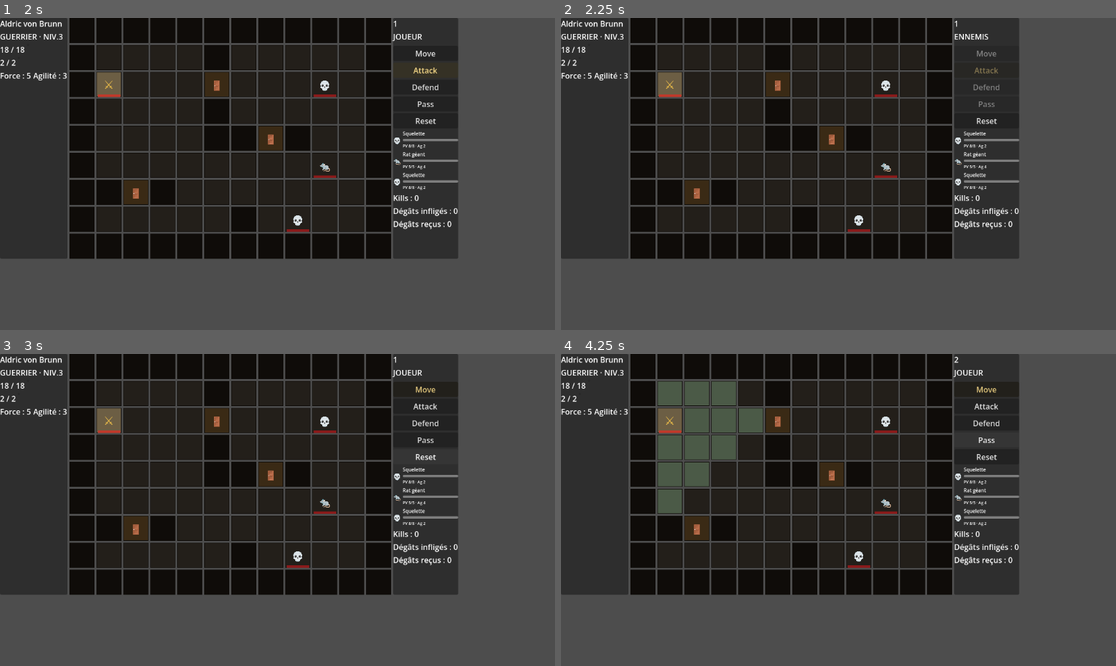
Above: before the commit, frames 1-4 (two rows, left to right).
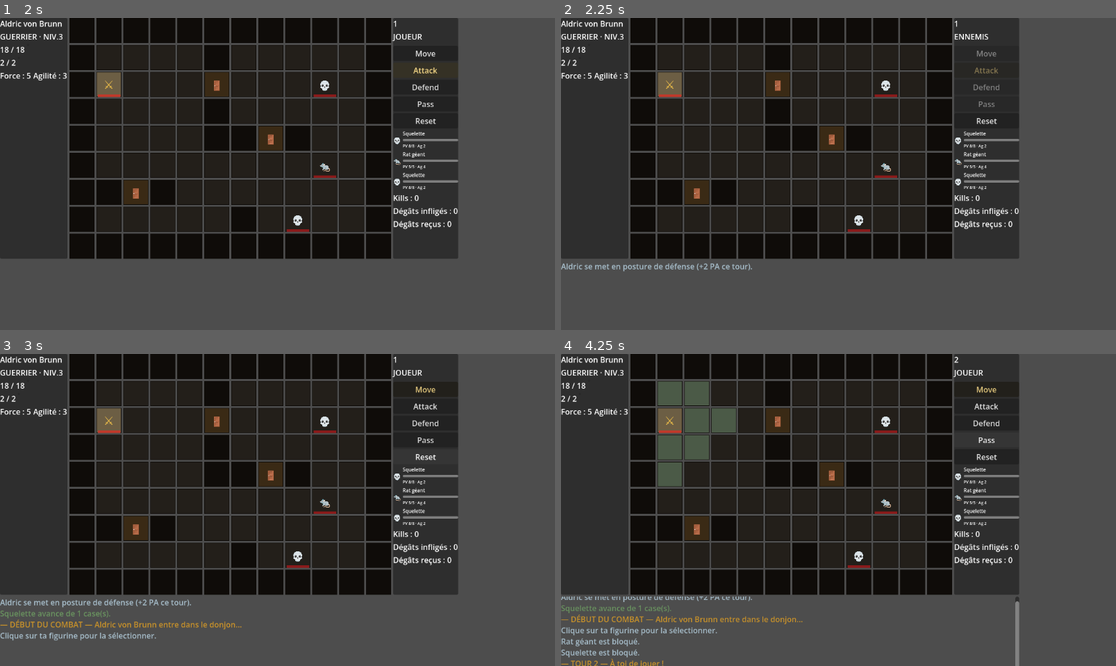
Above: after the commit, the same moments.

Repository: eternel7/telluris
Game: Godot game, scene res://scenes/CombatScene.tscn
Two runs of this game, one before a commit and one after it. Both use one fixed random seed, a clock stepped at 60 frames per second and the inputs below.
Inputs:
- Up to frame 1 (2 s): click "Move" at 0.5 s; click "Attack" at 1.25 s
- Up to frame 2 (2.25 s): click "Defend" at 2 s
- Up to frame 3 (3 s): click "Reset" at 2.75 s
- Up to frame 4 (4.25 s): click "Pass" at 3.5 s

Frame 1 is identical in both runs. In frame 2, 0.3% of the frame differs, in the area x 0-35%, y 78-82%; in frame 3, 1.1%; in frame 4, 3.2%, in the area x 0-83%, y 8-100%.

Commit message:
logbox visible entity got their icon less mvt for all ennemi move to player

Diff:
--- a/scenes/CombatScene.tscn
+++ b/scenes/CombatScene.tscn
@@ -9,212 +9,218 @@
 [node name="CombatManager" type="Node" parent="." unique_id=1329978430]
 script = ExtResource("1_rx5ct")
 
-[node name="HBoxLayout" type="HBoxContainer" parent="." unique_id=1405088573]
-offset_right = 204.0
-offset_bottom = 314.0
-
-[node name="PanelLeft" type="PanelContainer" parent="HBoxLayout" unique_id=132905092]
-layout_mode = 2
-
-[node name="VBox" type="VBoxContainer" parent="HBoxLayout/PanelLeft" unique_id=1154558008]
-layout_mode = 2
-
-[node name="LblName" type="Label" parent="HBoxLayout/PanelLeft/VBox" unique_id=1176657302]
-layout_mode = 2
-text = "Aldric von Brunn"
-
-[node name="LblVoc" type="Label" parent="HBoxLayout/PanelLeft/VBox" unique_id=589554290]
-layout_mode = 2
-text = "GUERRIER · NIV.3"
-
-[node name="HP" type="HBoxContainer" parent="HBoxLayout/PanelLeft/VBox" unique_id=743355784]
-layout_mode = 2
-
-[node name="lbl_hp" type="Label" parent="HBoxLayout/PanelLeft/VBox/HP" unique_id=2022395111]
-unique_name_in_owner = true
-layout_mode = 2
-text = "lbl_hp"
-
-[node name="bar_hp" type="ProgressBar" parent="HBoxLayout/PanelLeft/VBox/HP" unique_id=1494796302]
-unique_name_in_owner = true
-layout_mode = 2
-show_percentage = false
-
-[node name="AP" type="HBoxContainer" parent="HBoxLayout/PanelLeft/VBox" unique_id=1629323035]
-layout_mode = 2
-
-[node name="lbl_ap" type="Label" parent="HBoxLayout/PanelLeft/VBox/AP" unique_id=1275436160]
-unique_name_in_owner = true
-layout_mode = 2
-text = "lbl_ap"
-
-[node name="bar_ap" type="ProgressBar" parent="HBoxLayout/PanelLeft/VBox/AP" unique_id=1934961845]
-unique_name_in_owner = true
-layout_mode = 2
-show_percentage = false
-
-[node name="HBoxContainer" type="HBoxContainer" parent="HBoxLayout/PanelLeft/VBox" unique_id=522571747]
-layout_mode = 2
-
-[node name="lbl_str" type="Label" parent="HBoxLayout/PanelLeft/VBox/HBoxContainer" unique_id=1660104659]
-unique_name_in_owner = true
-layout_mode = 2
-text = "lbl_str"
-
-[node name="lbl_agi" type="Label" parent="HBoxLayout/PanelLeft/VBox/HBoxContainer" unique_id=889115727]
-unique_name_in_owner = true
-layout_mode = 2
-text = "lbl_agi"
-
-[node name="GridArea" type="VBoxContainer" parent="HBoxLayout" unique_id=264283390]
-layout_mode = 2
-
-[node name="GridContainer" type="GridContainer" parent="HBoxLayout/GridArea" unique_id=317834108]
-unique_name_in_owner = true
-layout_mode = 2
-accessibility_name = "GridContainer"
-columns = 12
-
-[node name="PanelRight" type="PanelContainer" parent="HBoxLayout" unique_id=1909390207]
-layout_mode = 2
-
-[node name="VBox" type="VBoxContainer" parent="HBoxLayout/PanelRight" unique_id=1417900568]
-layout_mode = 2
-
-[node name="lbl_turn" type="Label" parent="HBoxLayout/PanelRight/VBox" unique_id=1445986199]
-unique_name_in_owner = true
-layout_mode = 2
-text = "lbl_turn"
-
-[node name="lbl_who" type="Label" parent="HBoxLayout/PanelRight/VBox" unique_id=1376754875]
-unique_name_in_owner = true
-layout_mode = 2
-text = "lbl_who"
-
-[node name="Phase" type="HBoxContainer" parent="HBoxLayout/PanelRight/VBox" unique_id=997149124]
-layout_mode = 2
-
-[node name="ph_move" type="Panel" parent="HBoxLayout/PanelRight/VBox/Phase" unique_id=423013997]
-unique_name_in_owner = true
-layout_mode = 2
-metadata/id = "ph_move"
-
-[node name="ph_attack" type="Panel" parent="HBoxLayout/PanelRight/VBox/Phase" unique_id=615640083]
-unique_name_in_owner = true
-layout_mode = 2
-metadata/id = "ph_attack"
-
-[node name="ph_enemy" type="Panel" parent="HBoxLayout/PanelRight/VBox/Phase" unique_id=1980862216]
-unique_name_in_owner = true
-layout_mode = 2
-metadata/id = "ph_enemy"
-
-[node name="Buttons" type="VBoxContainer" parent="HBoxLayout/PanelRight/VBox" unique_id=2084819479]
-layout_mode = 2
-
-[node name="btn_move" type="Button" parent="HBoxLayout/PanelRight/VBox/Buttons" unique_id=1718991869]
-unique_name_in_owner = true
-layout_mode = 2
-accessibility_name = "btn_move"
-text = "Move"
-
-[node name="btn_attack" type="Button" parent="HBoxLayout/PanelRight/VBox/Buttons" unique_id=1315569590]
-unique_name_in_owner = true
-layout_mode = 2
-accessibility_name = "btn_attack"
-text = "Attack"
-
-[node name="btn_defend" type="Button" parent="HBoxLayout/PanelRight/VBox/Buttons" unique_id=1257820275]
-unique_name_in_owner = true
-layout_mode = 2
-accessibility_name = "btn_defend"
-text = "Defend"
-
-[node name="btn_pass" type="Button" parent="HBoxLayout/PanelRight/VBox/Buttons" unique_id=674575016]
-unique_name_in_owner = true
-layout_mode = 2
-accessibility_name = "btn_pass"
-text = "Pass"
-
-[node name="btn_reset" type="Button" parent="HBoxLayout/PanelRight/VBox/Buttons" unique_id=68422268]
-unique_name_in_owner = true
-layout_mode = 2
-accessibility_name = "btn_reset"
-text = "Reset"
-
-[node name="enemy_list" type="VBoxContainer" parent="HBoxLayout/PanelRight/VBox" unique_id=466548642]
-unique_name_in_owner = true
-layout_mode = 2
-
-[node name="VBoxContainer" type="VBoxContainer" parent="HBoxLayout/PanelRight/VBox" unique_id=1740039153]
-layout_mode = 2
-
-[node name="lbl_kills" type="Label" parent="HBoxLayout/PanelRight/VBox/VBoxContainer" unique_id=958752490]
-unique_name_in_owner = true
-layout_mode = 2
-text = "Kills"
-
-[node name="lbl_dmg" type="Label" parent="HBoxLayout/PanelRight/VBox/VBoxContainer" unique_id=520540110]
-unique_name_in_owner = true
-layout_mode = 2
-text = "Dmg"
-
-[node name="lbl_rec" type="Label" parent="HBoxLayout/PanelRight/VBox/VBoxContainer" unique_id=796799981]
-unique_name_in_owner = true
-layout_mode = 2
-text = "Rec"
-
-[node name="log_box" type="RichTextLabel" parent="." unique_id=193994892]
-unique_name_in_owner = true
-anchors_preset = 12
-anchor_top = 1.0
+[node name="GridRenderer" type="Node" parent="." unique_id=553350182]
+script = ExtResource("2_h7esm")
+manager_path = NodePath("../CombatManager")
+
+[node name="Camera2D" type="Camera2D" parent="." unique_id=1888878034]
+
+[node name="UI" type="CanvasLayer" parent="." unique_id=993142017]
+
+[node name="Overlay" type="Panel" parent="UI" unique_id=996148079]
+unique_name_in_owner = true
+visible = false
+z_index = 5
+anchors_preset = 15
 anchor_right = 1.0
 anchor_bottom = 1.0
 grow_horizontal = 2
-grow_vertical = 0
+grow_vertical = 2
+mouse_force_pass_scroll_events = false
+accessibility_name = "overlay"
+
+[node name="VBox" type="VBoxContainer" parent="UI/Overlay" unique_id=1721214184]
+layout_mode = 0
+offset_right = 40.0
+offset_bottom = 40.0
+
+[node name="overlay_title" type="Label" parent="UI/Overlay/VBox" unique_id=806150845]
+unique_name_in_owner = true
+layout_mode = 2
+text = "overlay_title"
+
+[node name="overlay_msg" type="Label" parent="UI/Overlay/VBox" unique_id=510785810]
+unique_name_in_owner = true
+layout_mode = 2
+text = "overlay_msg"
+
+[node name="btn_replay" type="Button" parent="UI/Overlay/VBox" unique_id=439524782]
+unique_name_in_owner = true
+layout_mode = 2
+accessibility_name = "overlay_btn"
+
+[node name="VBoxContainer" type="VBoxContainer" parent="UI" unique_id=2139817565]
+unique_name_in_owner = true
+offset_right = 40.0
+offset_bottom = 40.0
+
+[node name="HBoxLayout" type="HBoxContainer" parent="UI/VBoxContainer" unique_id=1405088573]
+z_index = 4
+layout_mode = 2
+
+[node name="PanelLeft" type="PanelContainer" parent="UI/VBoxContainer/HBoxLayout" unique_id=132905092]
+layout_mode = 2
+
+[node name="VBox" type="VBoxContainer" parent="UI/VBoxContainer/HBoxLayout/PanelLeft" unique_id=1154558008]
+layout_mode = 2
+
+[node name="LblName" type="Label" parent="UI/VBoxContainer/HBoxLayout/PanelLeft/VBox" unique_id=1176657302]
+layout_mode = 2
+text = "Aldric von Brunn"
+
+[node name="LblVoc" type="Label" parent="UI/VBoxContainer/HBoxLayout/PanelLeft/VBox" unique_id=589554290]
+layout_mode = 2
+text = "GUERRIER · NIV.3"
+
+[node name="HP" type="HBoxContainer" parent="UI/VBoxContainer/HBoxLayout/PanelLeft/VBox" unique_id=743355784]
+layout_mode = 2
+
+[node name="lbl_hp" type="Label" parent="UI/VBoxContainer/HBoxLayout/PanelLeft/VBox/HP" unique_id=2022395111]
+unique_name_in_owner = true
+layout_mode = 2
+text = "lbl_hp"
+
+[node name="bar_hp" type="ProgressBar" parent="UI/VBoxContainer/HBoxLayout/PanelLeft/VBox/HP" unique_id=1494796302]
+unique_name_in_owner = true
+layout_mode = 2
+show_percentage = false
+
+[node name="AP" type="HBoxContainer" parent="UI/VBoxContainer/HBoxLayout/PanelLeft/VBox" unique_id=1629323035]
+layout_mode = 2
+
+[node name="lbl_ap" type="Label" parent="UI/VBoxContainer/HBoxLayout/PanelLeft/VBox/AP" unique_id=1275436160]
+unique_name_in_owner = true
+layout_mode = 2
+text = "lbl_ap"
+
+[node name="bar_ap" type="ProgressBar" parent="UI/VBoxContainer/HBoxLayout/PanelLeft/VBox/AP" unique_id=1934961845]
+unique_name_in_owner = true
+layout_mode = 2
+show_percentage = false
+
+[node name="HBoxContainer" type="HBoxContainer" parent="UI/VBoxContainer/HBoxLayout/PanelLeft/VBox" unique_id=522571747]
+layout_mode = 2
+
+[node name="lbl_str" type="Label" parent="UI/VBoxContainer/HBoxLayout/PanelLeft/VBox/HBoxContainer" unique_id=1660104659]
+unique_name_in_owner = true
+layout_mode = 2
+text = "lbl_str"
+
+[node name="lbl_agi" type="Label" parent="UI/VBoxContainer/HBoxLayout/PanelLeft/VBox/HBoxContainer" unique_id=889115727]
+unique_name_in_owner = true
+layout_mode = 2
+text = "lbl_agi"
+
+[node name="GridArea" type="VBoxContainer" parent="UI/VBoxContainer/HBoxLayout" unique_id=264283390]
+layout_mode = 2
+
+[node name="GridContainer" type="GridContainer" parent="UI/VBoxContainer/HBoxLayout/GridArea" unique_id=317834108]
+unique_name_in_owner = true
+layout_mode = 2
+accessibility_name = "GridContainer"
+columns = 12
+
+[node name="PanelRight" type="PanelContainer" parent="UI/VBoxContainer/HBoxLayout" unique_id=1909390207]
+layout_mode = 2
+
+[node name="VBox" type="VBoxContainer" parent="UI/VBoxContainer/HBoxLayout/PanelRight" unique_id=1417900568]
+layout_mode = 2
+
+[node name="lbl_turn" type="Label" parent="UI/VBoxContainer/HBoxLayout/PanelRight/VBox" unique_id=1445986199]
+unique_name_in_owner = true
+layout_mode = 2
+text = "lbl_turn"
+
+[node name="lbl_who" type="Label" parent="UI/VBoxContainer/HBoxLayout/PanelRight/VBox" unique_id=1376754875]
+unique_name_in_owner = true
+layout_mode = 2
+text = "lbl_who"
+
+[node name="Phase" type="HBoxContainer" parent="UI/VBoxContainer/HBoxLayout/PanelRight/VBox" unique_id=997149124]
+layout_mode = 2
+
+[node name="ph_move" type="Panel" parent="UI/VBoxContainer/HBoxLayout/PanelRight/VBox/Phase" unique_id=423013997]
+unique_name_in_owner = true
+layout_mode = 2
+metadata/id = "ph_move"
+
+[node name="ph_attack" type="Panel" parent="UI/VBoxContainer/HBoxLayout/PanelRight/VBox/Phase" unique_id=615640083]
+unique_name_in_owner = true
+layout_mode = 2
+metadata/id = "ph_attack"
+
+[node name="ph_enemy" type="Panel" parent="UI/VBoxContainer/HBoxLayout/PanelRight/VBox/Phase" unique_id=1980862216]
+unique_name_in_owner = true
+layout_mode = 2
+metadata/id = "ph_enemy"
+
+[node name="Buttons" type="VBoxContainer" parent="UI/VBoxContainer/HBoxLayout/PanelRight/VBox" unique_id=2084819479]
+layout_mode = 2
+
+[node name="btn_move" type="Button" parent="UI/VBoxContainer/HBoxLayout/PanelRight/VBox/Buttons" unique_id=1718991869]
+unique_name_in_owner = true
+layout_mode = 2
+accessibility_name = "btn_move"
+text = "Move"
+
+[node name="btn_attack" type="Button" parent="UI/VBoxContainer/HBoxLayout/PanelRight/VBox/Buttons" unique_id=1315569590]
+unique_name_in_owner = true
+layout_mode = 2
+accessibility_name = "btn_attack"
+text = "Attack"
+
+[node name="btn_defend" type="Button" parent="UI/VBoxContainer/HBoxLayout/PanelRight/VBox/Buttons" unique_id=1257820275]
+unique_name_in_owner = true
+layout_mode = 2
+accessibility_name = "btn_defend"
+text = "Defend"
+
+[node name="btn_pass" type="Button" parent="UI/VBoxContainer/HBoxLayout/PanelRight/VBox/Buttons" unique_id=674575016]
+unique_name_in_owner = true
+layout_mode = 2
+accessibility_name = "btn_pass"
+text = "Pass"
+
+[node name="btn_reset" type="Button" parent="UI/VBoxContainer/HBoxLayout/PanelRight/VBox/Buttons" unique_id=68422268]
+unique_name_in_owner = true
+layout_mode = 2
+accessibility_name = "btn_reset"
+text = "Reset"
+
+[node name="enemy_list" type="VBoxContainer" parent="UI/VBoxContainer/HBoxLayout/PanelRight/VBox" unique_id=466548642]
+unique_name_in_owner = true
+layout_mode = 2
+
+[node name="VBoxContainer" type="VBoxContainer" parent="UI/VBoxContainer/HBoxLayout/PanelRight/VBox" unique_id=1740039153]
+layout_mode = 2
+
+[node name="lbl_kills" type="Label" parent="UI/VBoxContainer/HBoxLayout/PanelRight/VBox/VBoxContainer" unique_id=958752490]
+unique_name_in_owner = true
+layout_mode = 2
+text = "Kills"
+
+[node name="lbl_dmg" type="Label" parent="UI/VBoxContainer/HBoxLayout/PanelRight/VBox/VBoxContainer" unique_id=520540110]
+unique_name_in_owner = true
+layout_mode = 2
+text = "Dmg"
+
+[node name="lbl_rec" type="Label" parent="UI/VBoxContainer/HBoxLayout/PanelRight/VBox/VBoxContainer" unique_id=796799981]
+unique_name_in_owner = true
+layout_mode = 2
+text = "Rec"
+
+[node name="log_box" type="RichTextLabel" parent="UI/VBoxContainer" unique_id=193994892]
+unique_name_in_owner = true
+custom_minimum_size = Vector2(0, 150)
+layout_mode = 2
+size_flags_vertical = 8
 bbcode_enabled = true
-text = "Hi"
 scroll_following = true
 
-[node name="GridRenderer" type="Node" parent="." unique_id=553350182]
-script = ExtResource("2_h7esm")
-manager_path = NodePath("../CombatManager")
-
-[node name="HUD" type="Control" parent="." unique_id=128335715]
+[node name="HUD" type="Control" parent="UI" unique_id=128335715]
 layout_mode = 3
 anchors_preset = 0
 offset_right = 40.0
 offset_bottom = 40.0
 script = ExtResource("3_yi6w0")
-manager_path = NodePath("../CombatManager")
-
-[node name="Overlay" type="Panel" parent="." unique_id=996148079]
-unique_name_in_owner = true
-visible = false
-anchors_preset = 14
-anchor_top = 0.5
-anchor_right = 1.0
-anchor_bottom = 0.5
-grow_horizontal = 2
-grow_vertical = 2
-accessibility_name = "overlay"
-
-[node name="VBox" type="VBoxContainer" parent="Overlay" unique_id=1721214184]
-layout_mode = 0
-offset_right = 40.0
-offset_bottom = 40.0
-
-[node name="overlay_title" type="Label" parent="Overlay/VBox" unique_id=806150845]
-unique_name_in_owner = true
-layout_mode = 2
-text = "overlay_title"
-
-[node name="overlay_msg" type="Label" parent="Overlay/VBox" unique_id=510785810]
-unique_name_in_owner = true
-layout_mode = 2
-text = "overlay_msg"
-
-[node name="btn_replay" type="Button" parent="Overlay/VBox" unique_id=439524782]
-unique_name_in_owner = true
-layout_mode = 2
-accessibility_name = "overlay_btn"
+manager_path = NodePath("../../CombatManager")
--- a/scripts/combat_manager.gd
+++ b/scripts/combat_manager.gd
@@ -50,16 +50,16 @@
 	player.is_player   = true
 	player.hp = 18; player.max_hp = 18
 	player.str = 5; player.agi = 3; player.ac = 4
-	player.cc  = 5; player.mvt = 3
+	player.cc  = 5; player.mvt = 2
 	player.ap  = 2; player.max_ap = 2
-	player.grid_row = 2; player.grid_col = 1
+	player.grid_row = 2; player.grid_col = 1; player.icon = "⚔"
 	player.alive    = true; player.defending = false
 	entities.append(player)
 
 	# Ennemis
-	var sk1 := _make_enemy("Squelette", 8, 2, 1, 3, 2, 1, 1,  2, 9)
-	var rat  := _make_enemy("Rat géant", 5, 2, 0, 4, 4, 2, 2,  5, 9)
-	var sk2  := _make_enemy("Squelette", 8, 2, 1, 3, 2, 1, 1,  7, 8)
+	var sk1 := _make_enemy("Squelette", 8, 2, 1, 3, 2, 1, 1,  2, 9, "💀")
+	var rat  := _make_enemy("Rat géant", 5, 2, 0, 4, 4, 2, 2,  5, 9, "🐀")
+	var sk2  := _make_enemy("Squelette", 8, 2, 1, 3, 2, 1, 1,  7, 8, "💀")
 	entities.append(sk1)
 	entities.append(rat)
 	entities.append(sk2)
@@ -73,14 +73,14 @@
 
 func _make_enemy(ename:String, hp:int, strength:int, ac:int,
 				 cc:int, agi:int, ap:int, mvt:int,
-				 row:int, col:int) -> EntityData:
+				 row:int, col:int, icon:String) -> EntityData:
 	var e := EntityData.new()
 	e.entity_name = ename
 	e.is_player   = false
 	e.hp = hp; e.max_hp = hp
 	e.str = strength; e.ac = ac; e.cc = cc; e.agi = agi
 	e.ap = ap;  e.max_ap = ap; e.mvt = mvt
-	e.grid_row = row; e.grid_col = col
+	e.grid_row = row; e.grid_col = col; e.icon = icon
 	e.alive = true
 	return e
 
@@ -264,13 +264,16 @@
 
 func _enemy_move(e: EntityData) -> void:
 	var path := combat_map.find_path_astar(e.grid_row,e.grid_col, player.grid_row, player.grid_col, e, player)
-
-	if path.size() < 1:
+	var pathsize = path.size()
+	if pathsize < 1:
 		add_log("%s est bloqué." % e.entity_name, "")
 		return
 
 	# path[0] = position actuelle, on s'arrête avant la case du joueur (-2)
-	var stop_idx := mini(e.mvt, path.size() - 2)
+	var stop_idx := mini(e.mvt, pathsize - 1);
+	var possibleDest = path.back()
+	if possibleDest.x == player.grid_col && possibleDest.y == player.grid_row :
+		stop_idx = mini(stop_idx, pathsize - 2)
 	if stop_idx < 1:
 		add_log("%s est bloqué." % e.entity_name, "")
 		return
--- a/scripts/entity_data.gd
+++ b/scripts/entity_data.gd
@@ -25,6 +25,7 @@
 ## Position sur la grille
 @export var grid_row : int = 0
 @export var grid_col : int = 0
+@export var icon : String = "!"
 
 ## État
 @export var alive     : bool = true
--- a/scripts/grid_renderer.gd
+++ b/scripts/grid_renderer.gd
@@ -157,12 +157,10 @@
 					lbl.text = "🚪"
 
 			if ent != null and ent.alive:
+				lbl.text = ent.icon
 				if ent.is_player:
-					lbl.text = "⚔"
 					lbl.add_theme_color_override("font_color", C_PLAYER_GLOW)
 				else:
-					# Nom court → emoji selon type
-					lbl.text = "💀" if "Squelette" in ent.entity_name else "🐀"
 					lbl.add_theme_color_override("font_color", C_ENEMY_GLOW)
 
 				# Barre de PV
--- a/scripts/hud.gd
+++ b/scripts/hud.gd
@@ -127,9 +127,10 @@
 
 # ── Game Over ─────────────────────────────────────────────────
 func _on_game_over(victory: bool, message: String) -> void:
-	%overlay_title.text = "⚔ VICTOIRE" if victory else "☠ DÉFAITE"
-	%overlay_msg.text   = message
-	%Overlay.visible    = true
+	%overlay_title.text       = "⚔ VICTOIRE" if victory else "☠ DÉFAITE"
+	%overlay_msg.text         = message
+	%Overlay.visible          = true
+	%VBoxContainer.visible    = false
 
 # ── Utilitaires UI ───────────────────────────────────────────
 func _set_phase_active(panel: Panel, active: bool) -> void:
